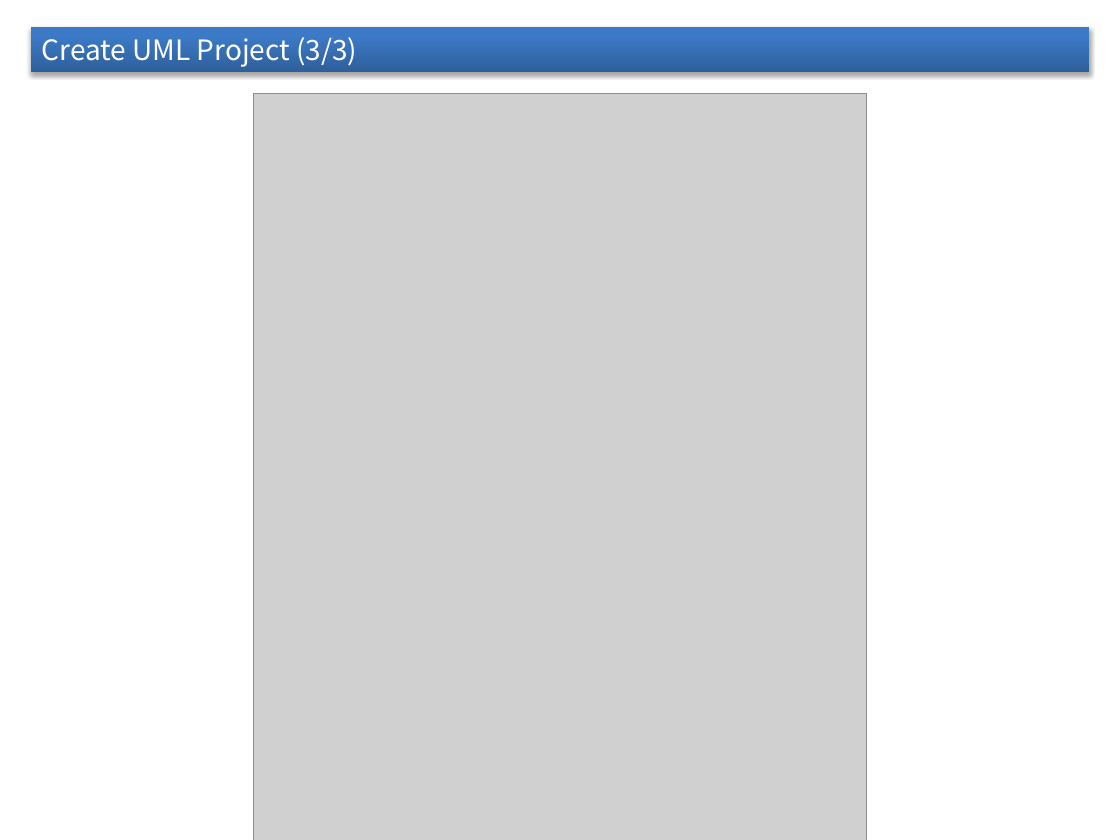
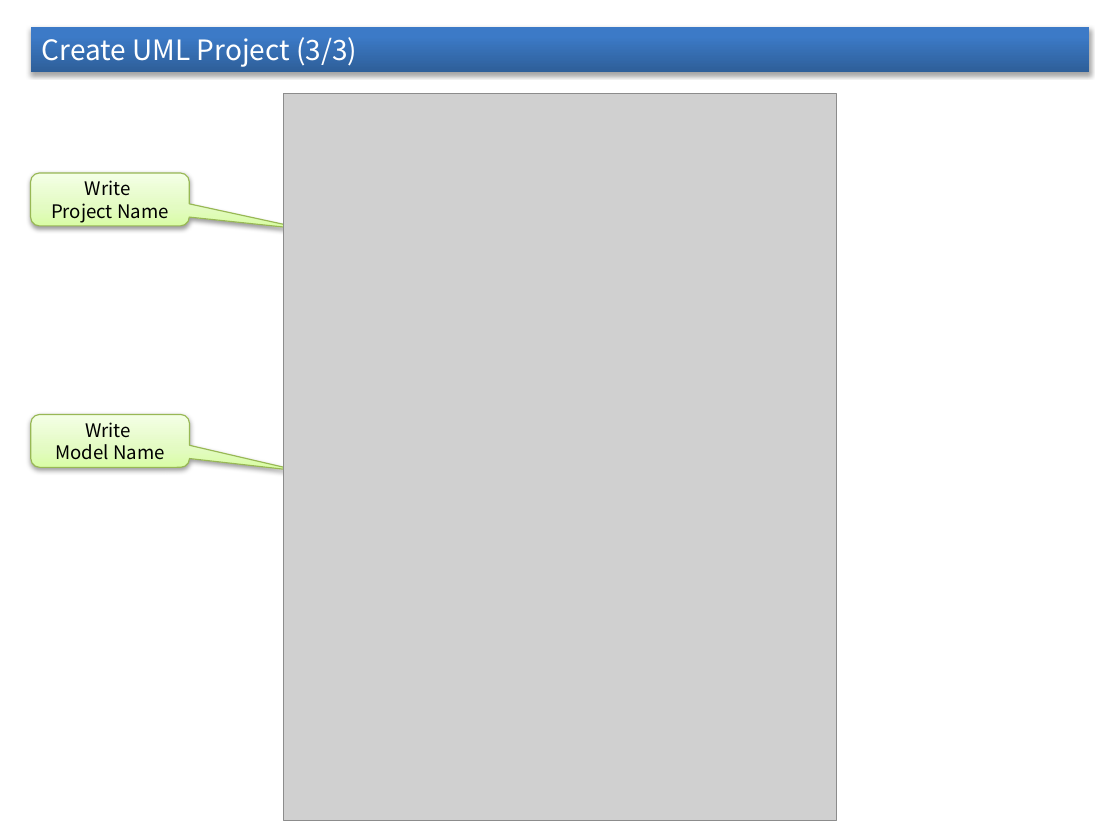
Before and after one commit to hgmin777/NEXCORE-UML-Modeler, a slide deck: slide 6 of filesForGitHub/quick_start/Quick Guide.pptx. Drawn at 1120x840 pixels with LibreOffice and Linux fonts; fonts in the diff are those of the drawing; grey boxes stand for pictures. Boxes give left, top, right and bottom in pixels: in the first picture for what was removed or moved away, otherwise in the second. Text is boxed around its words. In the diff, an @@ line names an element or a change of style, - is before the commit and + after.

```diff
--- a/filesForGitHub/quick_start/Quick Guide.pptx
+++ b/filesForGitHub/quick_start/Quick Guide.pptx
@@ picture: place and size @@
-picture at (254, 94, 867, 840)
+picture at (283, 94, 836, 821)
@@ rounded speech box added at (30, 174, 189, 226), fill gradient #DAFDA7 to #E4FCC2 to #F5FFE7, outline #98B955 0.75 pt, 12 pt, text #000000 @@
+Write
+Project Name
@@ rounded speech box added at (31, 414, 190, 467), fill gradient #DAFDA7 to #E4FCC2 to #F5FFE7, outline #98B955 0.75 pt, 12 pt, text #000000 @@
+Write
+Model Name
```
Also in this commit, not shown: 3 other slides changed.
